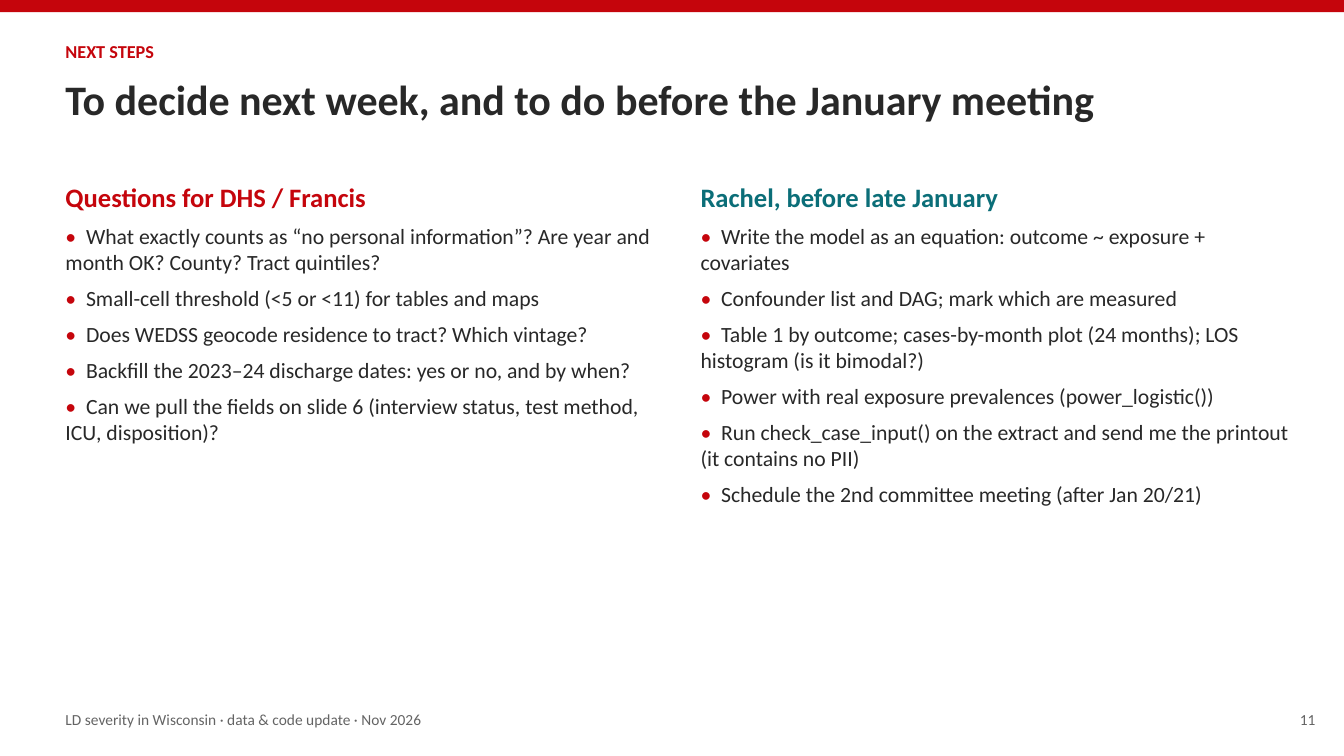
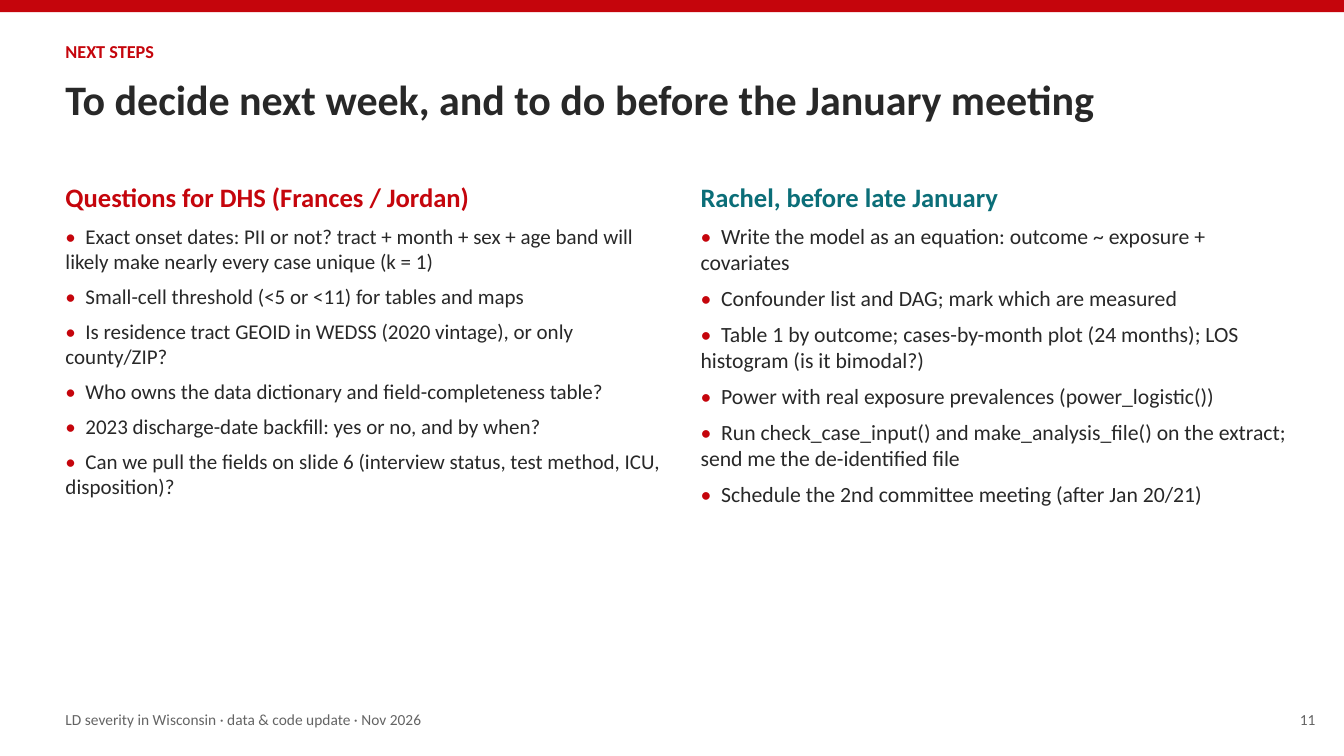
Before and after one commit to juel15401/Campinas_Dengue_Zika, a slide deck: slide 11 of legionnaires_update/deck/LD_project_update_for_Rachel_2026-11.pptx. Drawn at 1344x756 pixels with LibreOffice and Linux fonts; fonts in the diff are those of the drawing. Boxes give left, top, right and bottom in pixels: in the first picture for what was removed or moved away, otherwise in the second. Text is boxed around its words. In the diff, an @@ line names an element or a change of style, - is before the commit and + after.

```diff
--- a/legionnaires_update/deck/LD_project_update_for_Rachel_2026-11.pptx
+++ b/legionnaires_update/deck/LD_project_update_for_Rachel_2026-11.pptx
@@ text at (65,187,632,273): text changed; size 15.5 to 15 pt @@
-Questions for DHS / Francis
-• What exactly counts as “no personal information”? Are year and month OK? County? Tract quintiles?
+Questions for DHS (Frances / Jordan)
+• Exact onset dates: PII or not? tract + month + sex + age band will likely make nearly every case unique (k = 1)
@@ text at (65,289,660,498): size 15.5 to 15 pt in "• Small-cell threshold (<5 or <11) for ...", "• Can we pull the fields on ..." @@
@@ text at (65,324,603,438): text changed; size 15.5 to 15 pt @@
-• Does WEDSS geocode residence to tract? Which vintage?
-• Backfill the 2023–24 discharge dates: yes or no, and by when?
+• Is residence tract GEOID in WEDSS (2020 vintage), or only county/ZIP?
+• Who owns the data dictionary and field-completeness table?
+• 2023 discharge-date backfill: yes or no, and by when?
@@ text at (701,424,1286,466): text changed @@
-• Run check_case_input() on the extract and send me the printout (it contains no PII)
+• Run check_case_input() and make_analysis_file() on the extract; send me the de-identified file
```
Also in this commit, not shown: 5 other slides changed, 7 other files.
